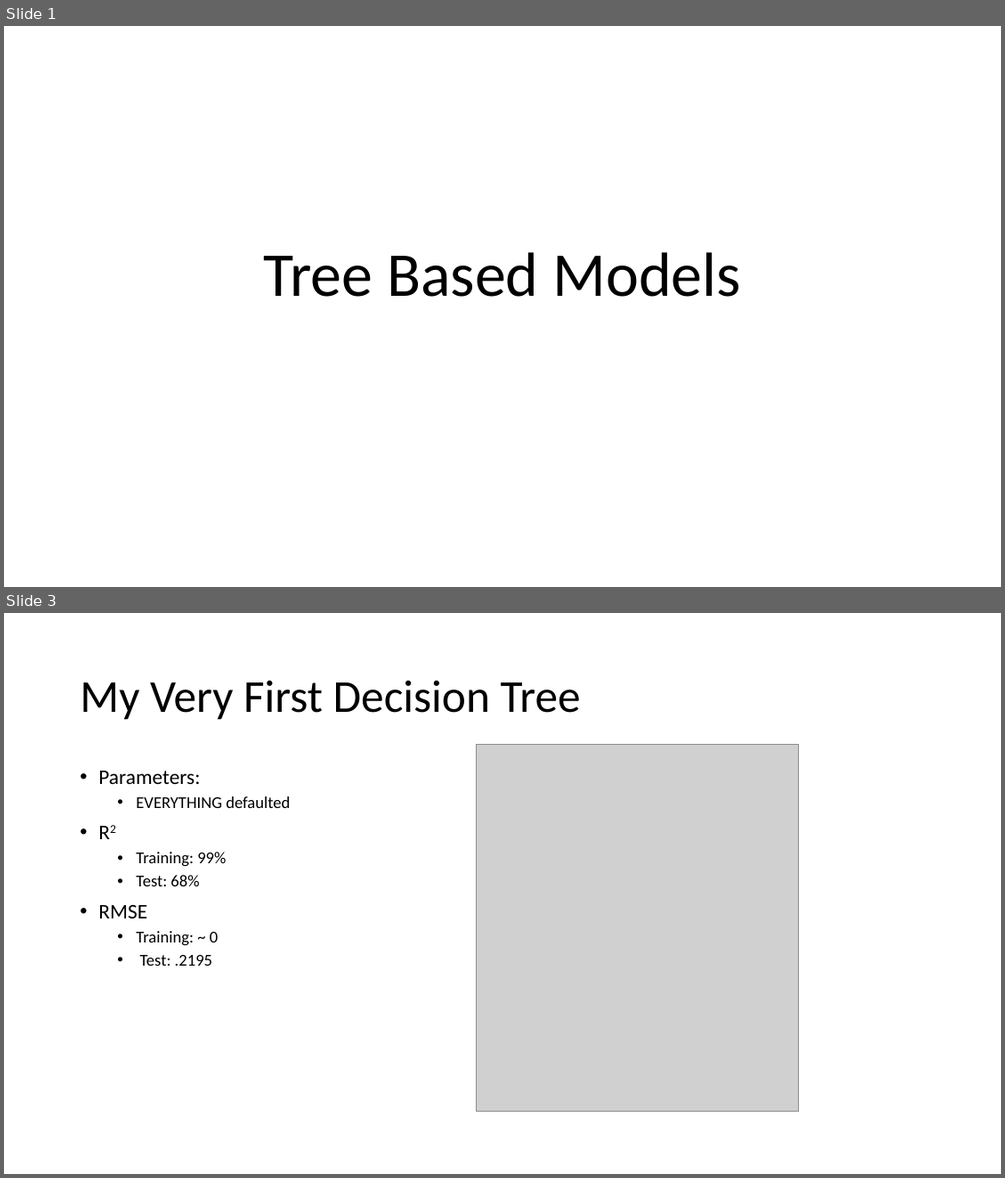
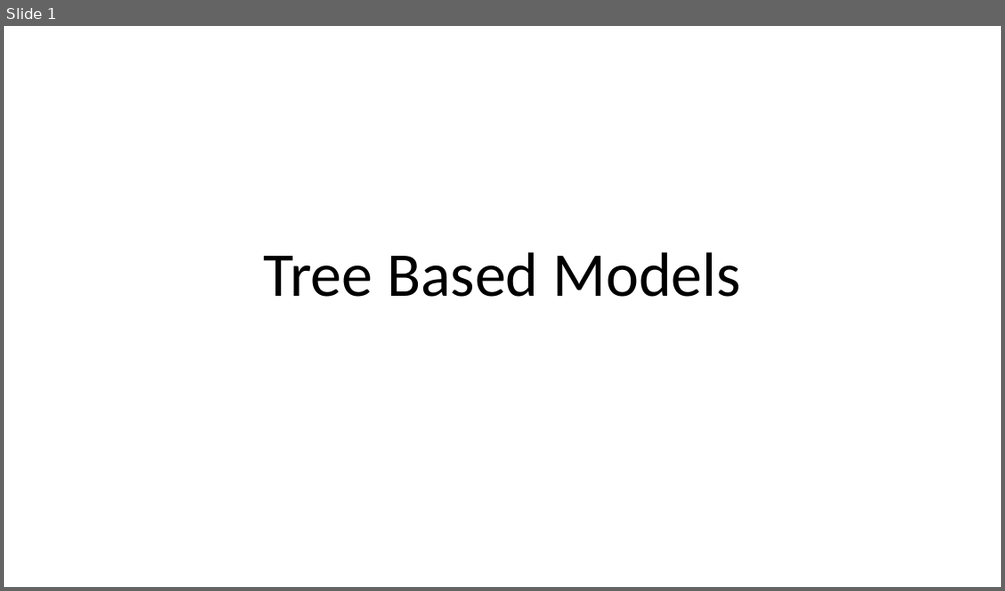
Before and after one commit to reflexiveprophecy/Kaggle_Predict_Ames_Iowa_Housing_Prices, a slide deck: Tree Based Models.pptx. Shown one above the other, each under a label of ours: slides 1 and 3 before the commit, slide 1 after it; the slides between them are not shown. The pictures are 1005x1178 and 1005x591 pixels, drawn with LibreOffice and Linux fonts; fonts in the diff are those of the drawing; grey boxes stand for pictures. Boxes give left, top, right and bottom in pixels: in the first picture for what was removed or moved away, otherwise in the second. Text is boxed around its words. In the diff, an @@ line names an element or a change of style, - is before the commit and + after.

```diff
--- a/Tree Based Models.pptx
+++ b/Tree Based Models.pptx
@@ slide 3 removed at (4,613,1001,1174), background #FFFFFF @@
@@ title removed at (80,680,581,720) @@
-My Very First Decision Tree
@@ picture removed at (477,745,799,1111) @@
@@ text removed at (98,771,290,965) @@
-• Parameters:
-  • EVERYTHING defaulted
-• R2
-  • Training: 99%
-  • Test: 68%
-• RMSE
-  • Training: ~ 0
-  • Test: .2195
```
Also in this commit, not shown: 8 slides changed, 1 slide added, 3 other files.
